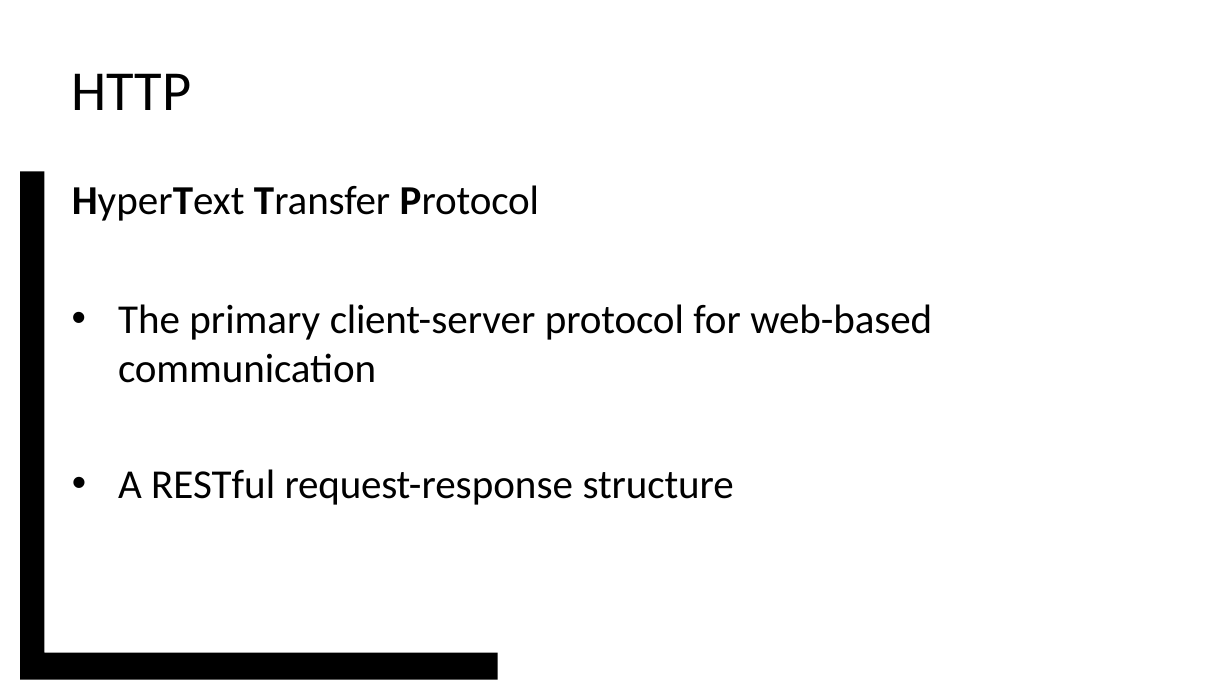
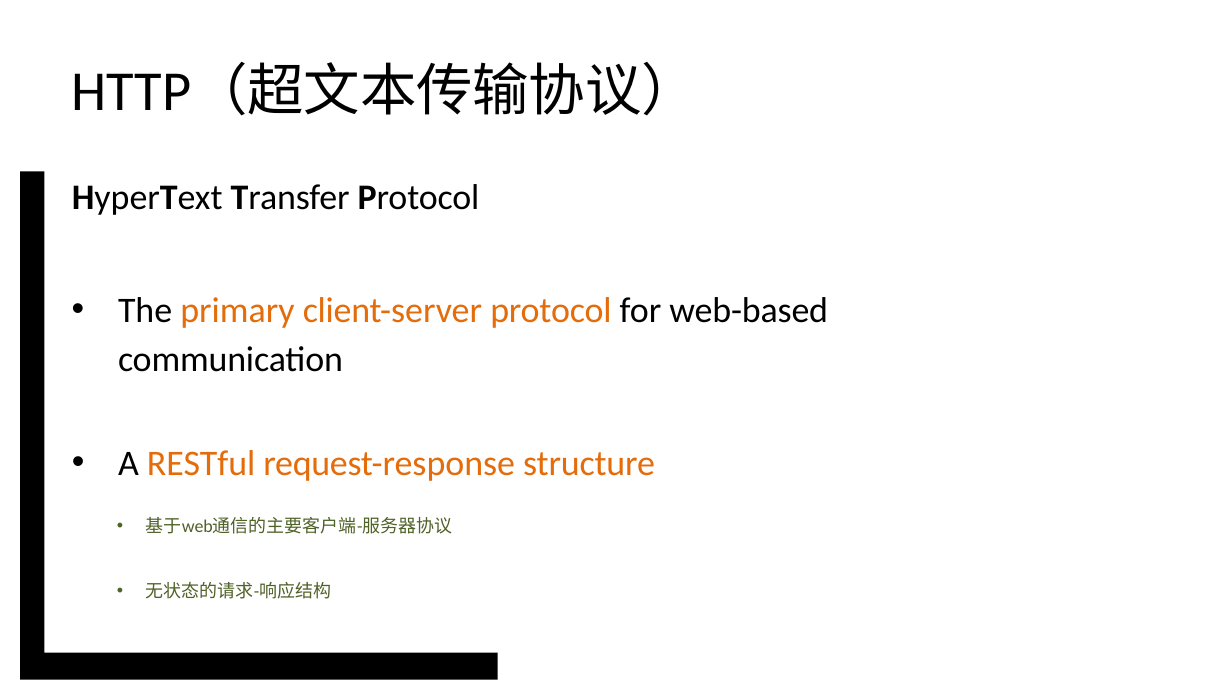
Before and after one commit to vcboy1/Leeds, a slide deck: slide 6 of 26fall/1850/Note/w1.8_s2.pptx. Drawn at 1232x693 pixels with LibreOffice and Linux fonts; fonts in the diff are those of the drawing; background and template pictures are left out. Boxes give left, top, right and bottom in pixels: in the first picture for what was removed or moved away, otherwise in the second. Text is boxed around its words. In the diff, an @@ line names an element or a change of style, - is before the commit and + after.

```diff
--- a/26fall/1850/Note/w1.8_s2.pptx
+++ b/26fall/1850/Note/w1.8_s2.pptx
@@ title at [72,63,698,116]: text changed @@
-HTTP
+HTTP（超文本传输协议）
@@ text "HyperText Transfer Protocol" at [72,184,828,481]: size 32 to 28 pt; text colour #000000 to #E46C0A in "primary client-server protocol", "RESTful request-response structure" @@
@@ text added at [146,517,453,599], 14 pt, text #4F6228 @@
+• 基于web通信的主要客户端-服务器协议
+• 无状态的请求-响应结构
```
Also in this commit, not shown: 12 other slides changed, 32 other files.
